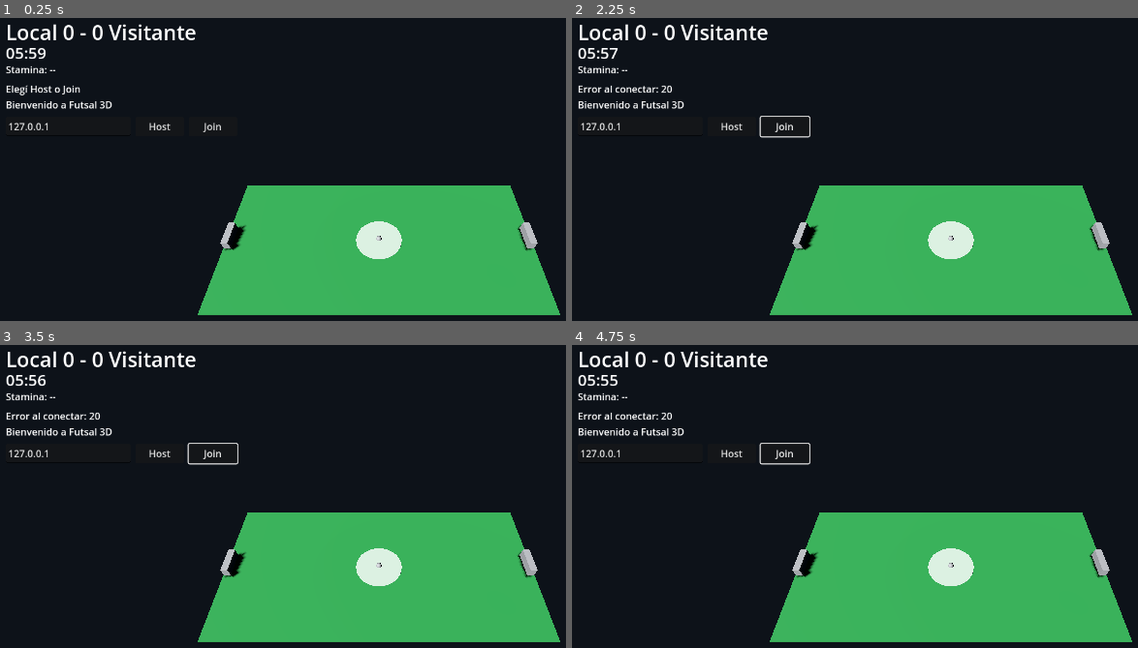
Above: before the commit, frames 1-4 (two rows, left to right).
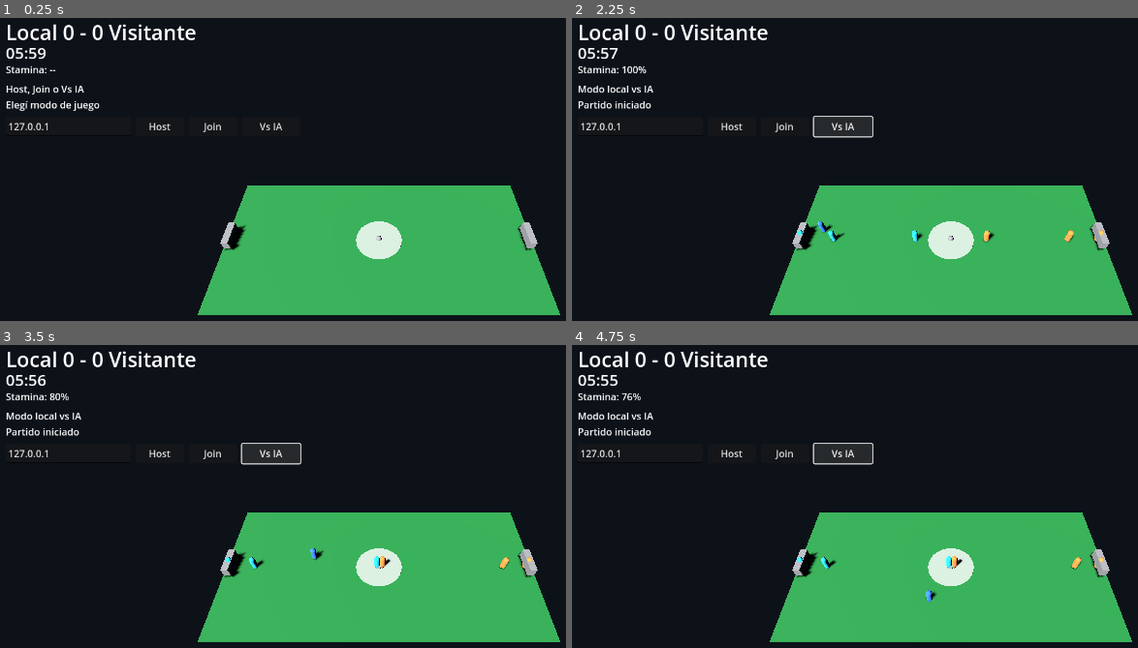
Above: after the commit, the same moments.

Repository: tenemostuseguro/uft27
Game: Godot game, scene res://scenes/Main3D.tscn
The game is run twice, just before and just after one commit, with the same random seed, the same clock (stepped at 60 frames per second) and the same inputs. This scene is started directly instead of the project's main scene.
Inputs (mouse positions are in pixels of both pictures, inside the frame that each line leads up to):
- Up to frame 1 (0.25 s): no input
- Up to frame 2 (2.25 s): click "Host" at 0.5 s; click "Join" at 1.25 s; click (843, 127) at 2 s, where only the run after the commit has a clickable "Vs IA"
- Up to frame 3 (3.5 s): hold D (move_right) from 2.78 s (still down); hold Shift (sprint) from 2.78 s (still down)
- Up to frame 4 (4.75 s): release D (move_right) at 3.53 s; release Shift (sprint) at 3.53 s; hold S (move_down) 3.53-4.28 s; tap Shift (sprint) at 3.6 s; hold D (move_right) from 4.28 s (still down); hold Shift (sprint) from 4.28 s (still down)

The runs differ from the first frame. In frame 1, 0.5% of the frame differs, in the area x 1-50%, y 22-38%; in frame 2, 1.8%, in the area x 1-95%, y 15-75%; in frame 3, 1.7%; in frame 4, 1.7%.

Commit message:
Add offline vs-AI mode and role-aware tactical bot behaviors

Diff:
--- a/godot-futsal/scenes/Main3D.tscn
+++ b/godot-futsal/scenes/Main3D.tscn
@@ -209,5 +209,12 @@
 offset_bottom = 210.0
 text = "Join"
 
+[node name="VsAIButton" type="Button" parent="CanvasLayer/UI"]
+offset_left = 414.0
+offset_top = 178.0
+offset_right = 510.0
+offset_bottom = 210.0
+text = "Vs IA"
+
 [connection signal="body_entered" from="GoalHome" to="." method="_on_goal_home_body_entered"]
 [connection signal="body_entered" from="GoalAway" to="." method="_on_goal_away_body_entered"]
--- a/godot-futsal/scripts/ball_3d.gd
+++ b/godot-futsal/scripts/ball_3d.gd
@@ -5,7 +5,8 @@
 @export var min_speed_stop := 0.08
 
 func _physics_process(_delta: float) -> void:
-	if not multiplayer.is_server():
+	var has_peer := multiplayer.has_multiplayer_peer()
+	if has_peer and not multiplayer.is_server():
 		return
 
 	linear_velocity.y = 0.0
--- a/godot-futsal/scripts/bot_player_3d.gd
+++ b/godot-futsal/scripts/bot_player_3d.gd
@@ -1,12 +1,12 @@
 extends CharacterBody3D
 
 @export var team_side := -1 # -1 home / 1 away
+@export var role_name := "Cierre"
+@export var is_rival := false
 @export var bot_name := "BOT"
-@export var move_speed := 6.8
-@export var press_distance := 11.0
-@export var hold_distance := 5.5
-@export var kick_force := 8.5
-@export var kick_range := 1.7
+@export var move_speed := 7.2
+@export var kick_force := 8.8
+@export var kick_range := 1.8
 
 var manager: GameManager3D = null
 var anchor_position := Vector3.ZERO
@@ -14,49 +14,123 @@
 @onready var mesh: MeshInstance3D = $MeshInstance3D
 
 func _ready() -> void:
-	if team_side < 0:
-		mesh.material_override = _material(Color(0.12, 0.75, 0.95))
+	if is_rival:
+		mesh.material_override = _material(Color(1.0, 0.56, 0.25))
 	else:
-		mesh.material_override = _material(Color(1.0, 0.55, 0.2))
+		mesh.material_override = _material(Color(0.12, 0.8, 0.95))
 
-func _physics_process(_delta: float) -> void:
-	if manager == null or not multiplayer.is_server():
+func _physics_process(delta: float) -> void:
+	if manager == null or not manager._is_authority():
 		return
 
-	var ball: RigidBody3D = manager.ball
-	var to_ball: Vector3 = ball.global_position - global_position
-	var target: Vector3 = anchor_position
-
-	if to_ball.length() < press_distance:
-		target = ball.global_position
-	elif (anchor_position - ball.global_position).length() < hold_distance:
-		target = ball.global_position.lerp(anchor_position, 0.35)
-
-	var flat_target: Vector3 = Vector3(target.x, global_position.y, target.z)
-	var move_dir: Vector3 = flat_target - global_position
+	var ball_pos: Vector3 = manager.ball.global_position
+	var move_target: Vector3 = _decide_target(ball_pos, delta)
+	var move_dir: Vector3 = move_target - global_position
 	move_dir.y = 0.0
 
 	if move_dir.length() > 0.1:
-		velocity = move_dir.normalized() * move_speed
+		velocity = move_dir.normalized() * _role_speed_multiplier() * move_speed
 		look_at(global_position + move_dir.normalized(), Vector3.UP)
 	else:
 		velocity = Vector3.ZERO
 
 	move_and_slide()
+	_try_action_with_ball(ball_pos)
 
-	if to_ball.length() <= kick_range:
-		var goal_target: Vector3 = Vector3(manager.field_half_length * -team_side, ball.global_position.y, 0.0)
-		var kick_dir: Vector3 = (goal_target - ball.global_position).normalized()
-		ball.apply_central_impulse(kick_dir * kick_force)
+	if multiplayer.has_multiplayer_peer():
+		rpc("sync_state", global_position, rotation.y, velocity)
 
-	rpc("sync_state", global_position, rotation.y)
+func _decide_target(ball_pos: Vector3, _delta: float) -> Vector3:
+	var target: Vector3 = anchor_position
+	var to_ball: Vector3 = ball_pos - global_position
+	var ball_dist := to_ball.length()
+
+	match role_name:
+		"GK":
+			target = manager.get_defend_goal_position(team_side)
+			target.z = clamp(ball_pos.z, -3.8, 3.8)
+			if ball_dist < 5.0:
+				target = ball_pos
+		"Cierre":
+			var danger_line := manager.get_defend_goal_position(team_side).x + (team_side * -3.0)
+			target = Vector3(danger_line, 0.0, clamp(ball_pos.z, -6.0, 6.0))
+			if ball_dist < 10.0:
+				target = ball_pos
+		"Ala Izq", "Ala Der":
+			var wing_bias := -4.8 if role_name == "Ala Izq" else 4.8
+			target = anchor_position
+			target.z = lerp(anchor_position.z, wing_bias, 0.7)
+			if ball_dist < 11.0:
+				target = ball_pos + Vector3(-team_side * 1.2, 0.0, wing_bias * 0.12)
+		"Pivot":
+			var attack_goal := manager.get_attack_goal_position(team_side)
+			target = Vector3(attack_goal.x * 0.72, 0.0, clamp(ball_pos.z * 0.6, -5.0, 5.0))
+			if ball_dist < 12.0:
+				target = ball_pos
+		_:
+			if ball_dist < 9.0:
+				target = ball_pos
+
+	if _is_offside_like(target):
+		target.x = global_position.x - team_side * 1.2
+
+	return target
+
+func _try_action_with_ball(ball_pos: Vector3) -> void:
+	var to_ball: Vector3 = ball_pos - global_position
+	if to_ball.length() > kick_range:
+		return
+
+	var attack_goal: Vector3 = manager.get_attack_goal_position(team_side)
+	var nearest_opponent: Node3D = manager.get_closest_opponent(global_position, team_side)
+	var enemy_close := nearest_opponent != null and global_position.distance_to(nearest_opponent.global_position) < 3.0
+
+	if role_name == "GK":
+		var clear_dir: Vector3 = (attack_goal - manager.ball.global_position).normalized()
+		manager.ball.apply_central_impulse(clear_dir * (kick_force + 2.0))
+		return
+
+	if enemy_close and role_name != "Pivot":
+		var mate: Node3D = manager.get_closest_teammate(global_position, team_side, self)
+		if mate != null:
+			var pass_dir: Vector3 = (mate.global_position - manager.ball.global_position).normalized()
+			manager.ball.apply_central_impulse(pass_dir * (kick_force - 1.2))
+			return
+
+	var shot_dir: Vector3 = (attack_goal - manager.ball.global_position).normalized()
+	var shot_power := kick_force
+	if role_name == "Pivot":
+		shot_power += 1.8
+	elif role_name == "Cierre":
+		shot_power -= 0.8
+
+	manager.ball.apply_central_impulse(shot_dir * shot_power)
+
+func _is_offside_like(target: Vector3) -> bool:
+	# Regla simple para que no rompan la estructura: el pivot no puede quedarse pegado al arco rival todo el tiempo.
+	if role_name != "Pivot":
+		return false
+	var limit_x := manager.field_half_length * 0.9 * -team_side
+	return (team_side < 0 and target.x > limit_x) or (team_side > 0 and target.x < limit_x)
+
+func _role_speed_multiplier() -> float:
+	match role_name:
+		"GK":
+			return 0.85
+		"Cierre":
+			return 0.95
+		"Pivot":
+			return 1.05
+		_:
+			return 1.0
 
 @rpc("authority", "unreliable")
-func sync_state(pos: Vector3, yaw: float) -> void:
-	if multiplayer.is_server():
+func sync_state(pos: Vector3, yaw: float, vel: Vector3) -> void:
+	if manager != null and manager._is_authority():
 		return
 	global_position = pos
 	rotation.y = yaw
+	velocity = vel
 
 func _material(color: Color) -> StandardMaterial3D:
 	var mat := StandardMaterial3D.new()
--- a/godot-futsal/scripts/game_manager_3d.gd
+++ b/godot-futsal/scripts/game_manager_3d.gd
@@ -6,7 +6,7 @@
 
 @export var player_scene: PackedScene
 @export var bot_scene: PackedScene
-@export var ai_players_per_side := 3
+@export var ai_players_per_side := 4
 @export var match_duration := 300.0
 @export var field_half_length := 20.0
 @export var field_half_width := 10.0
@@ -20,6 +20,7 @@
 @onready var ip_input: LineEdit = $CanvasLayer/UI/IPInput
 @onready var host_button: Button = $CanvasLayer/UI/HostButton
 @onready var join_button: Button = $CanvasLayer/UI/JoinButton
+@onready var vs_ai_button: Button = $CanvasLayer/UI/VsAIButton
 @onready var stamina_label: Label = $CanvasLayer/UI/StaminaLabel
 @onready var event_label: Label = $CanvasLayer/UI/EventLabel
 
@@ -27,13 +28,15 @@
 var away_score := 0
 var time_left := 300.0
 var players: Dictionary = {}
-var bots: Array = []
+var bots: Array[CharacterBody3D] = []
 var halftime_done := false
+var offline_vs_ai := false
 
 func _ready() -> void:
 	time_left = match_duration
 	host_button.pressed.connect(_on_host_pressed)
 	join_button.pressed.connect(_on_join_pressed)
+	vs_ai_button.pressed.connect(_on_vs_ai_pressed)
 
 	multiplayer.peer_connected.connect(_on_peer_connected)
 	multiplayer.peer_disconnected.connect(_on_peer_disconnected)
@@ -41,28 +44,31 @@
 	multiplayer.connection_failed.connect(_on_connection_failed)
 	multiplayer.server_disconnected.connect(_on_server_disconnected)
 
-	event_label.text = "Bienvenido a Futsal 3D"
-	status_label.text = "Elegí Host o Join"
+	event_label.text = "Elegí modo de juego"
+	status_label.text = "Host, Join o Vs IA"
 	update_ui()
 
 func _process(delta: float) -> void:
 	_update_local_hud()
-	if not multiplayer.is_server():
+	if not _is_authority():
 		return
 	_update_match_clock(delta)
 	_check_ball_bounds()
 	update_ui()
 
 func _physics_process(_delta: float) -> void:
-	if multiplayer.is_server():
+	if _is_authority() and multiplayer.has_multiplayer_peer():
 		rpc("sync_ball_state", ball.global_position, ball.linear_velocity)
+
+func _is_authority() -> bool:
+	return not multiplayer.has_multiplayer_peer() or multiplayer.is_server()
 
 func _update_match_clock(delta: float) -> void:
 	if time_left <= 0.0:
 		return
 	time_left = max(0.0, time_left - delta)
 
-	var half_time := match_duration * 0.5
+	var half_time: float = match_duration * 0.5
 	if not halftime_done and time_left <= half_time:
 		halftime_done = true
 		event_label.text = "Descanso: cambio de lados"
@@ -71,24 +77,37 @@
 	if time_left <= 0.0:
 		event_label.text = "Final: %d - %d" % [home_score, away_score]
 
-	rpc("sync_match_state", home_score, away_score, time_left)
+	if multiplayer.has_multiplayer_peer():
+		rpc("sync_match_state", home_score, away_score, time_left)
 
 func _swap_sides() -> void:
-	for player in players.values():
+	for raw_player in players.values():
+		var player: CharacterBody3D = raw_player
 		player.global_position.x *= -1.0
+		player.team_side *= -1
 	for bot in bots:
 		bot.global_position.x *= -1.0
 		bot.anchor_position.x *= -1.0
+		bot.team_side *= -1
 
 func _check_ball_bounds() -> void:
-	var pos := ball.global_position
+	var pos: Vector3 = ball.global_position
 	if abs(pos.x) > field_half_length + 3.0 or abs(pos.z) > field_half_width + 3.0:
 		event_label.text = "Pelota fuera: saque neutral"
 		ball.global_position = Vector3(0.0, 0.35, 0.0)
 		ball.linear_velocity = Vector3.ZERO
 		ball.angular_velocity = Vector3.ZERO
 
+func _on_vs_ai_pressed() -> void:
+	offline_vs_ai = true
+	status_label.text = "Modo local vs IA"
+	event_label.text = "Partido iniciado"
+	if players.is_empty():
+		_spawn_player(1, true, -1)
+	_spawn_bots_balanced(true)
+
 func _on_host_pressed() -> void:
+	offline_vs_ai = false
 	var peer := ENetMultiplayerPeer.new()
 	var err := peer.create_server(PORT, MAX_PLAYERS)
 	if err != OK:
@@ -98,10 +117,12 @@
 	multiplayer.multiplayer_peer = peer
 	status_label.text = "Host activo en puerto %d" % PORT
 	event_label.text = "Esperando rival..."
-	_spawn_player(multiplayer.get_unique_id())
-	_spawn_bots_if_needed()
+	if players.is_empty():
+		_spawn_player(multiplayer.get_unique_id(), true, -1)
+	_spawn_bots_balanced(false)
 
 func _on_join_pressed() -> void:
+	offline_vs_ai = false
 	var ip := ip_input.text.strip_edges()
 	if ip.is_empty():
 		ip = "127.0.0.1"
@@ -116,8 +137,8 @@
 	status_label.text = "Conectando a %s:%d..." % [ip, PORT]
 
 func _on_peer_connected(id: int) -> void:
-	if multiplayer.is_server():
-		_spawn_player(id)
+	if _is_authority():
+		_spawn_player(id, false, 1)
 	status_label.text = "Peer conectado: %d" % id
 	event_label.text = "Partido en línea activo"
 
@@ -130,7 +151,7 @@
 
 func _on_connected_to_server() -> void:
 	status_label.text = "Conectado al host"
-	_spawn_player(multiplayer.get_unique_id())
+	_spawn_player(multiplayer.get_unique_id(), true, 1)
 
 func _on_connection_failed() -> void:
 	status_label.text = "Conexión fallida"
@@ -138,62 +159,146 @@
 func _on_server_disconnected() -> void:
 	status_label.text = "Host desconectado"
 
-func _spawn_player(id: int) -> void:
+func _spawn_player(id: int, forced_local: bool, side: int) -> void:
 	if players.has(id):
 		return
-	var player := player_scene.instantiate()
+	var player: CharacterBody3D = player_scene.instantiate()
 	player.name = "Player_%d" % id
 	player.player_id = id
-	player.local_control = id == multiplayer.get_unique_id()
-	player.team_side = _team_side_for_peer(id)
+	player.local_control = forced_local or id == multiplayer.get_unique_id()
+	player.team_side = side
 	player.manager = self
-	player.global_position = _spawn_position_for_side(player.team_side, id)
+	player.global_position = _spawn_position_for_side(side, id)
 	players_root.add_child(player)
 	players[id] = player
 
-func _spawn_bots_if_needed() -> void:
-	if not multiplayer.is_server() or bot_scene == null or bots.size() > 0:
-		return
-
-	for i: int in range(ai_players_per_side):
-		_create_bot(-1, i)
-		_create_bot(1, i)
-
-func _create_bot(side: int, index: int) -> void:
-	var bot := bot_scene.instantiate()
+func _spawn_bots_balanced(full_vs_ai: bool) -> void:
+	if bot_scene == null or bots.size() > 0:
+		return
+	if not _is_authority():
+		return
+
+	var home_bots: int = ai_players_per_side - (0 if full_vs_ai else 1)
+	if home_bots < 0:
+		home_bots = 0
+	var away_bots: int = ai_players_per_side
+
+	for i: int in range(home_bots):
+		_create_bot(-1, i, home_bots, false)
+	for j: int in range(away_bots):
+		_create_bot(1, j, away_bots, true)
+
+func _create_bot(side: int, index: int, total_per_side: int, is_rival: bool) -> void:
+	var bot: CharacterBody3D = bot_scene.instantiate()
 	bot.name = "Bot_%s_%d" % ["Home" if side < 0 else "Away", index]
 	bot.team_side = side
+	bot.role_name = _role_for_bot_index(index, total_per_side)
+	bot.is_rival = is_rival
 	bot.bot_name = bot.name
 	bot.manager = self
-	bot.anchor_position = _bot_anchor(side, index)
+	bot.anchor_position = _bot_anchor_by_role(side, bot.role_name)
 	bot.global_position = bot.anchor_position
 	bots_root.add_child(bot)
 	bots.append(bot)
 
-func _team_side_for_peer(id: int) -> int:
-	return -1 if id % 2 == 1 else 1
+func _role_for_bot_index(index: int, total: int) -> String:
+	var roles: Array[String] = ["GK", "Cierre", "Ala Izq", "Ala Der", "Pivot"]
+	if total >= roles.size():
+		return roles[min(index, roles.size() - 1)]
+	var compact_roles: Array[String] = ["GK", "Cierre", "Ala Izq", "Pivot"]
+	if total == 4:
+		return compact_roles[min(index, compact_roles.size() - 1)]
+	if total == 3:
+		return ["GK", "Cierre", "Pivot"][min(index, 2)]
+	if total == 2:
+		return ["GK", "Pivot"][min(index, 1)]
+	return "Cierre"
 
 func _spawn_position_for_side(side: int, id: int) -> Vector3:
 	var lane: float = 1.5 if id % 3 == 0 else -1.5
 	return Vector3((field_half_length - 3.0) * side, 0.0, lane)
 
-func _bot_anchor(side: int, index: int) -> Vector3:
-	var x: float = side * (8.0 - index * 2.6)
-	var z_positions: Array[float] = [-5.5, 0.0, 5.5]
-	var z: float = z_positions[index % z_positions.size()]
+func _bot_anchor_by_role(side: int, role: String) -> Vector3:
+	var x := 0.0
+	var z := 0.0
+	match role:
+		"GK":
+			x = side * (field_half_length - 1.8)
+			z = 0.0
+		"Cierre":
+			x = side * (field_half_length - 6.0)
+			z = 0.0
+		"Ala Izq":
+			x = side * (field_half_length - 10.0)
+			z = -4.8
+		"Ala Der":
+			x = side * (field_half_length - 10.0)
+			z = 4.8
+		"Pivot":
+			x = side * (field_half_length - 14.0)
+			z = 0.0
+		_:
+			x = side * (field_half_length - 8.0)
 	return Vector3(x, 0.0, z)
 
+func get_attack_goal_position(side: int) -> Vector3:
+	return Vector3(-side * (field_half_length - 0.8), 0.35, 0.0)
+
+func get_defend_goal_position(side: int) -> Vector3:
+	return Vector3(side * (field_half_length - 0.8), 0.35, 0.0)
+
+func get_closest_teammate(position: Vector3, side: int, exclude: Node3D) -> Node3D:
+	var best: Node3D = null
+	var best_d := INF
+	for raw_player in players.values():
+		var player: Node3D = raw_player
+		if player == exclude or int(player.team_side) != side:
+			continue
+		var d := position.distance_to(player.global_position)
+		if d < best_d:
+			best_d = d
+			best = player
+	for bot in bots:
+		if bot == exclude or int(bot.team_side) != side:
+			continue
+		var d2 := position.distance_to(bot.global_position)
+		if d2 < best_d:
+			best_d = d2
+			best = bot
+	return best
+
+func get_closest_opponent(position: Vector3, side: int) -> Node3D:
+	var enemy_side := -side
+	var best: Node3D = null
+	var best_d := INF
+	for raw_player in players.values():
+		var player: Node3D = raw_player
+		if int(player.team_side) != enemy_side:
+			continue
+		var d := position.distance_to(player.global_position)
+		if d < best_d:
+			best_d = d
+			best = player
+	for bot in bots:
+		if int(bot.team_side) != enemy_side:
+			continue
+		var d2 := position.distance_to(bot.global_position)
+		if d2 < best_d:
+			best_d = d2
+			best = bot
+	return best
+
 func request_kick_from_player(player_id: int, player_pos: Vector3, forward: Vector3, force: float, kick_range: float) -> void:
-	if multiplayer.is_server():
+	if _is_authority():
 		_apply_kick(player_id, player_pos, forward, force, kick_range)
 	else:
 		rpc_id(1, "request_kick_server", player_id, player_pos, forward, force, kick_range)
 
 @rpc("any_peer", "reliable")
 func request_kick_server(player_id: int, player_pos: Vector3, forward: Vector3, force: float, kick_range: float) -> void:
-	if not multiplayer.is_server():
-		return
-	if multiplayer.get_remote_sender_id() != player_id:
+	if not _is_authority():
+		return
+	if multiplayer.has_multiplayer_peer() and multiplayer.get_remote_sender_id() != player_id:
 		return
 	_apply_kick(player_id, player_pos, forward, force, kick_range)
 
@@ -208,14 +313,14 @@
 	event_label.text = "¡Remate!"
 
 func _on_goal_home_body_entered(body: Node3D) -> void:
-	if not multiplayer.is_server() or body != ball:
+	if not _is_authority() or body != ball:
 		return
 	home_score += 1
 	event_label.text = "Gol local"
 	_reset_after_goal()
 
 func _on_goal_away_body_entered(body: Node3D) -> void:
-	if not multiplayer.is_server() or body != ball:
+	if not _is_authority() or body != ball:
 		return
 	away_score += 1
 	event_label.text = "Gol visitante"
@@ -227,12 +332,15 @@
 		var side: int = int(players[id].team_side)
 		players[id].global_position = _spawn_position_for_side(side, id)
 		players[id].velocity = Vector3.ZERO
-	for i: int in range(bots.size()):
-		bots[i].global_position = _bot_anchor(int(bots[i].team_side), i % ai_players_per_side)
+	for bot in bots:
+		bot.anchor_position = _bot_anchor_by_role(int(bot.team_side), str(bot.role_name))
+		bot.global_position = bot.anchor_position
+		bot.velocity = Vector3.ZERO
 	ball.global_position = Vector3(0.0, 0.35, 0.0)
 	ball.linear_velocity = Vector3.ZERO
 	ball.angular_velocity = Vector3.ZERO
-	rpc("sync_match_state", home_score, away_score, time_left)
+	if multiplayer.has_multiplayer_peer():
+		rpc("sync_match_state", home_score, away_score, time_left)
 	update_ui()
 
 func _update_local_hud() -> void:
@@ -243,7 +351,8 @@
 	stamina_label.text = "Stamina: %d%%" % int(local_player.stamina_ratio() * 100.0)
 
 func _get_local_player() -> Node:
-	for player in players.values():
+	for raw_player in players.values():
+		var player: Node = raw_player
 		if player.local_control:
 			return player
 	return null
@@ -257,7 +366,7 @@
 
 @rpc("authority", "unreliable")
 func sync_ball_state(pos: Vector3, vel: Vector3) -> void:
-	if multiplayer.is_server():
+	if _is_authority():
 		return
 	ball.global_position = pos
 	ball.linear_velocity = vel
Not shown, changed: godot-futsal/README.md
